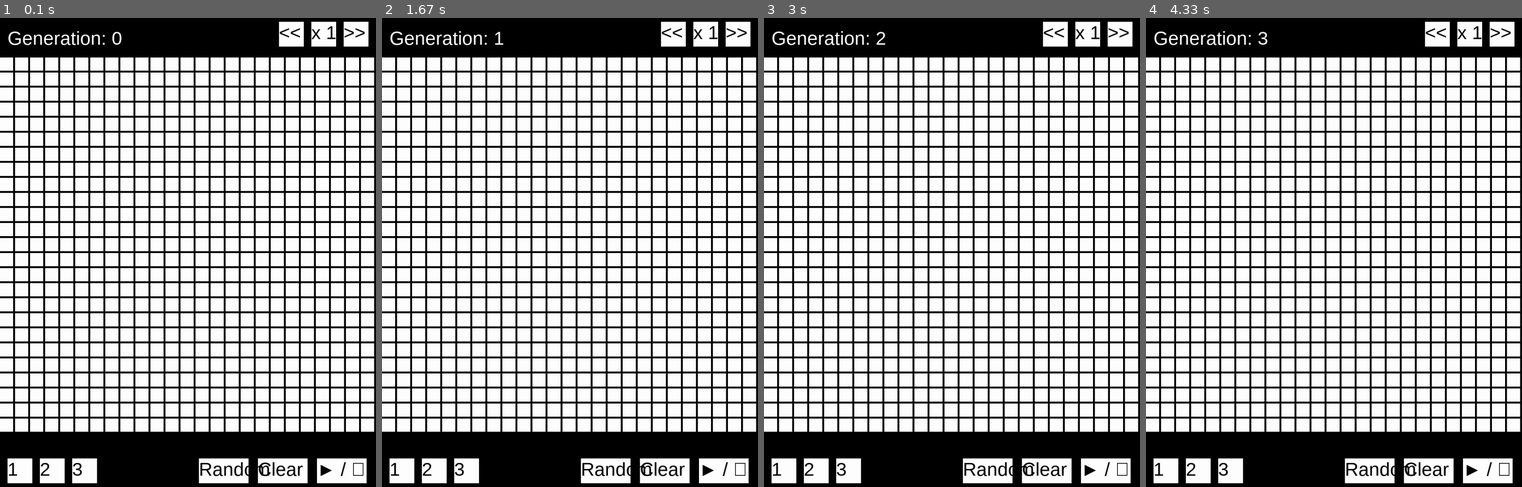
Above: before the commit, frames 1-4 (left to right).
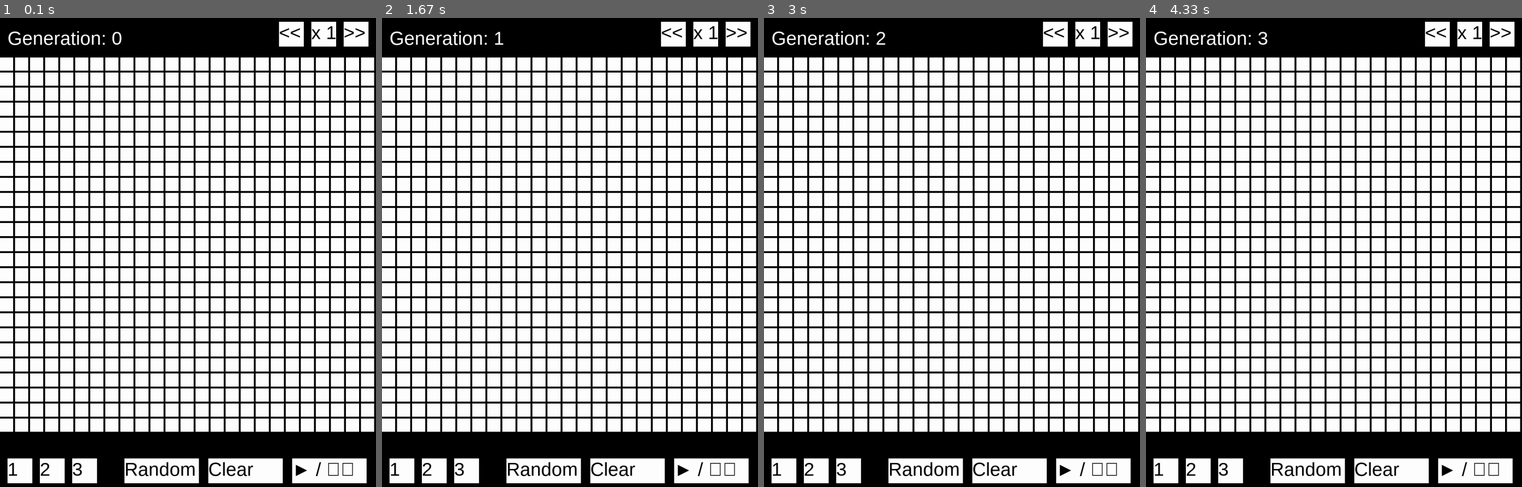
Above: after the commit, the same moments.

Repository: bloominstituteoftechnology/CS-Build-Week-1
Game: pygame game, started from draft.py
Same seed, same stepped clock (60 frames per second), same inputs: the game is played once before the commit and once after it.
Inputs (mouse positions are in pixels of both pictures, inside the frame that each line leads up to):
- Up to frame 1 (0.1 s): no input
- Up to frame 2 (1.67 s): click "► / ❚❚" at 0.38 s; click (648, 196) at 1.22 s
- Up to frame 3 (3 s): no input
- Up to frame 4 (4.33 s): no input

The runs differ from the first frame. In frame 1, 2.0% of the frame differs, in the area x 33-97%, y 93-100%; in frame 2, 2.0%; in frame 3, 2.0%; in frame 4, 2.0%.

Commit message:
Fix bottom buttons size

Diff:
--- a/draft.py
+++ b/draft.py
@@ -113,9 +113,9 @@
     WHITE = (255, 255, 255)
     BLACK = (0, 0, 0)
 
-    PLAYBACK_BUTTON = pygame.Rect(WINDOW - int(BUTTON_SIZE * 2) - 25, WINDOW + (BUTTON_SIZE) + TOP_PADDING, BUTTON_SIZE * 2, BUTTON_SIZE)
-    CLEAR_BUTTON = pygame.Rect(WINDOW - int(BUTTON_SIZE * 2 + 25)*2, WINDOW + (BUTTON_SIZE) + TOP_PADDING, BUTTON_SIZE * 2, BUTTON_SIZE)
-    RANDOM_BUTTON = pygame.Rect(WINDOW - int(BUTTON_SIZE * 2 + 25)*3, WINDOW + (BUTTON_SIZE) + TOP_PADDING, BUTTON_SIZE * 2, BUTTON_SIZE)
+    PLAYBACK_BUTTON = pygame.Rect(WINDOW - int(BUTTON_SIZE * 3) - 25, WINDOW + (BUTTON_SIZE) + TOP_PADDING, BUTTON_SIZE * 3, BUTTON_SIZE)
+    CLEAR_BUTTON = pygame.Rect(WINDOW - int(BUTTON_SIZE * 3 + 25)*2, WINDOW + (BUTTON_SIZE) + TOP_PADDING, BUTTON_SIZE * 3, BUTTON_SIZE)
+    RANDOM_BUTTON = pygame.Rect(WINDOW - int(BUTTON_SIZE * 3 + 25)*3, WINDOW + (BUTTON_SIZE) + TOP_PADDING, BUTTON_SIZE * 3, BUTTON_SIZE)
     PRESET_BUTTON1 = pygame.Rect(20, WINDOW + BUTTON_SIZE + TOP_PADDING, BUTTON_SIZE, BUTTON_SIZE)
     PRESET_BUTTON2 = pygame.Rect(40 + BUTTON_SIZE, WINDOW + BUTTON_SIZE + TOP_PADDING, BUTTON_SIZE, BUTTON_SIZE)
     PRESET_BUTTON3 = pygame.Rect(60 + BUTTON_SIZE * 2, WINDOW + BUTTON_SIZE + TOP_PADDING, BUTTON_SIZE, BUTTON_SIZE)
